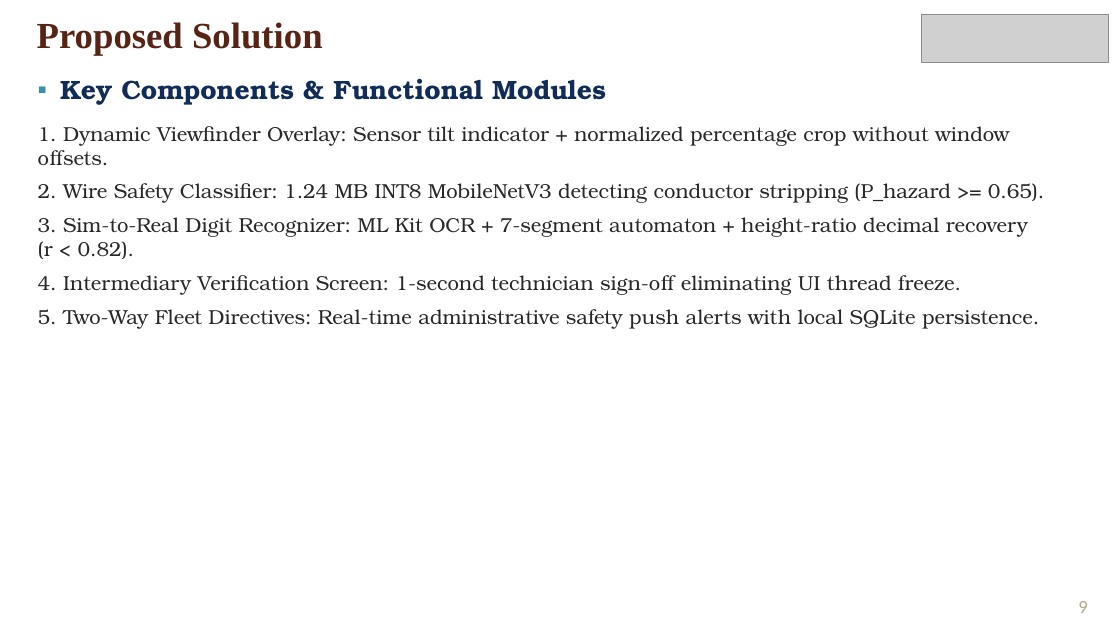
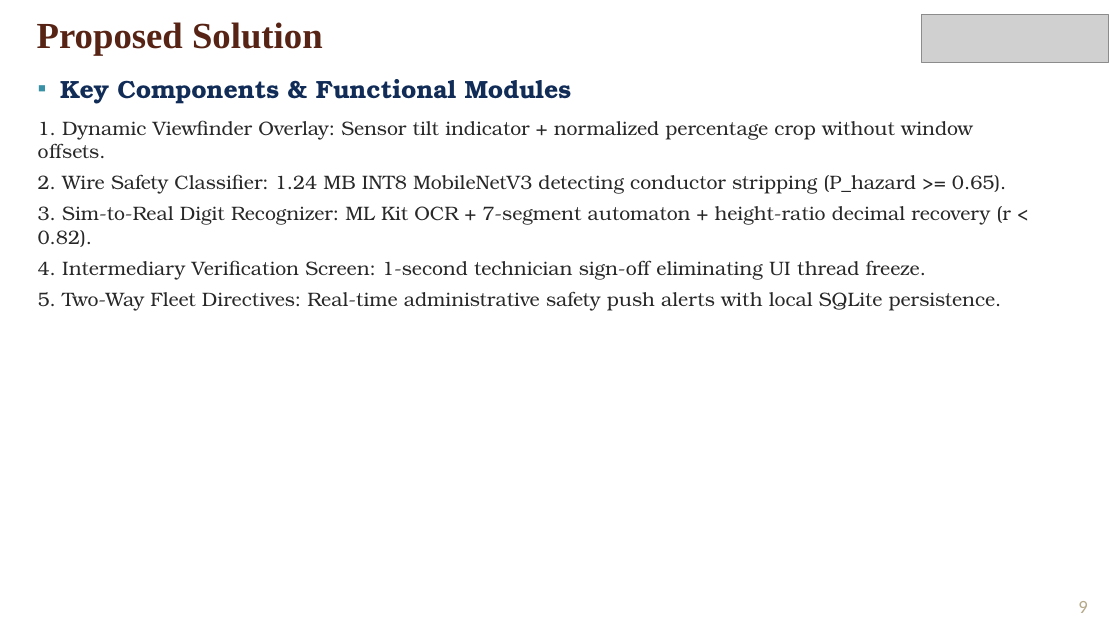
Before and after one commit to frankmathewsajan/psychic-spark, a slide deck: slide 9 of docs/presentation/Capstone_Final_Review_Presentation.pptx. Drawn at 1120x630 pixels with LibreOffice and Linux fonts; fonts in the diff are those of the drawing; grey boxes stand for pictures; background and template pictures are left out. Boxes give left, top, right and bottom in pixels: in the first picture for what was removed or moved away, otherwise in the second. Text is boxed around its words. In the diff, an @@ line names an element or a change of style, - is before the commit and + after.

```diff
--- a/docs/presentation/Capstone_Final_Review_Presentation.pptx
+++ b/docs/presentation/Capstone_Final_Review_Presentation.pptx
@@ text "Key Components & Functional Modules" at (38, 79, 1011, 311): size 17 to 16 pt in "Key Components & Functional Modules"; size 13 to 12.5 pt; less space between paragraphs @@
```
Also in this commit, not shown: 13 other slides changed, 4 other files.
